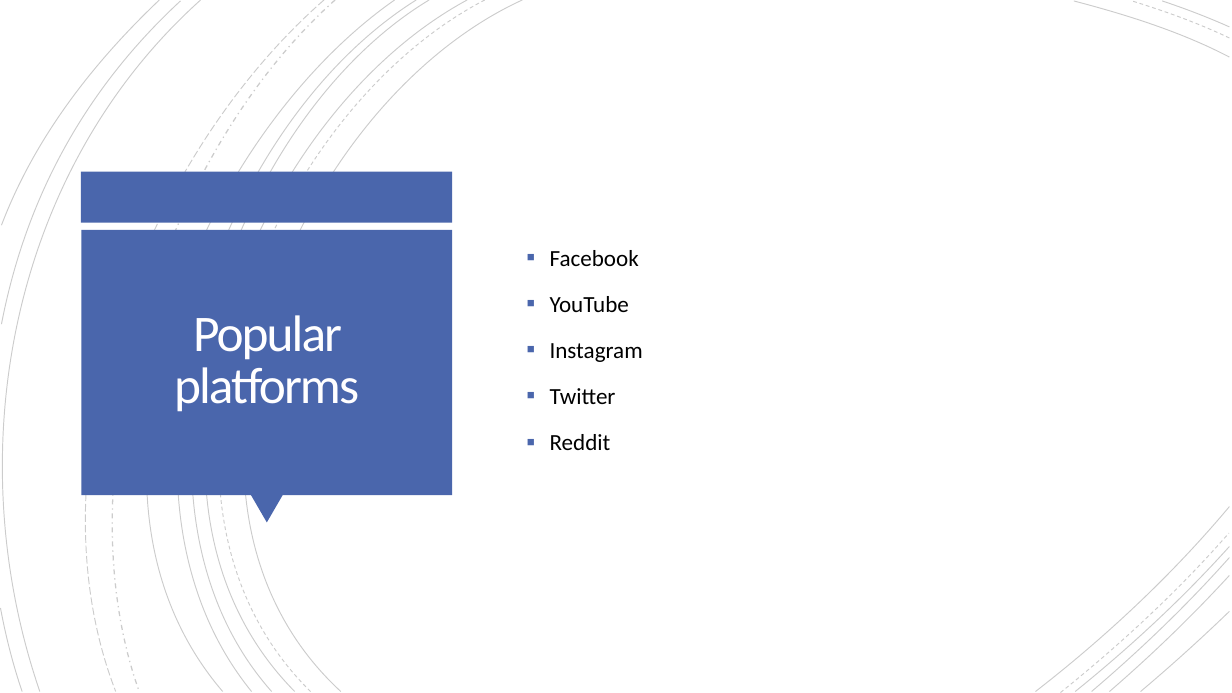
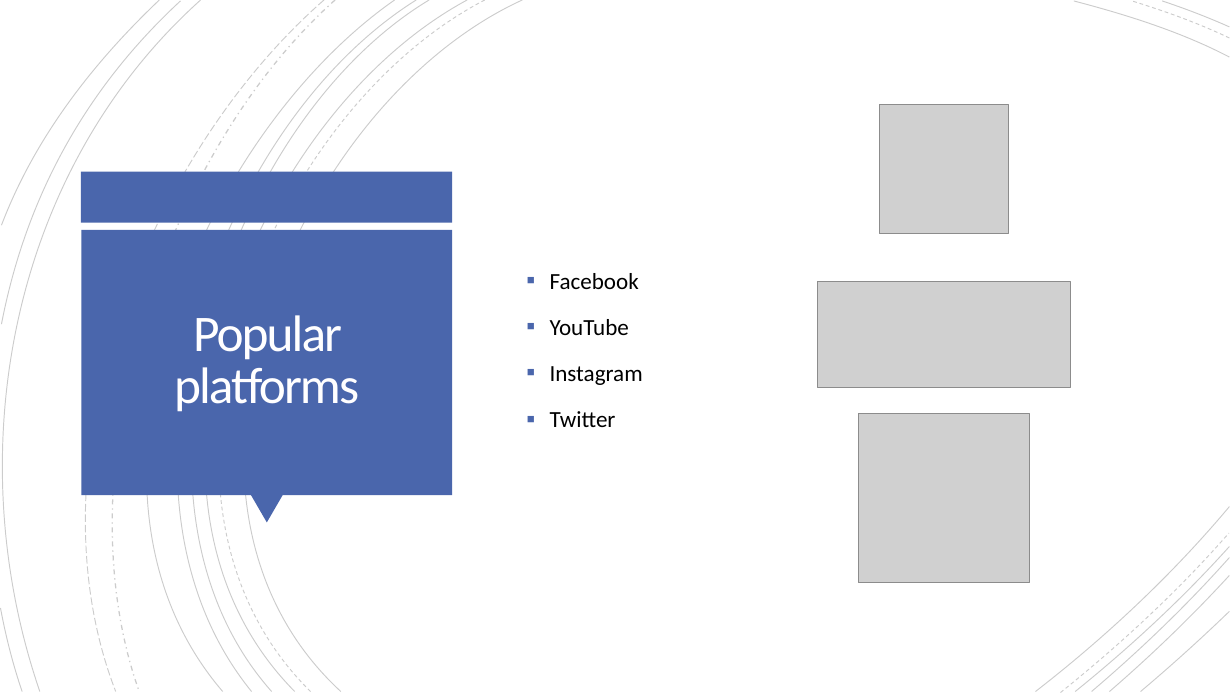
Before and after one commit to severinkaderli/BZG3401-ENG1IN, a slide deck: slide 4 of Presentation/Social_Media.pptx. Drawn at 1232x693 pixels with LibreOffice and Linux fonts; fonts in the diff are those of the drawing; grey boxes stand for pictures. Boxes give left, top, right and bottom in pixels: in the first picture for what was removed or moved away, otherwise in the second. Text is boxed around its words. In the diff, an @@ line names an element or a change of style, - is before the commit and + after.

```diff
--- a/Presentation/Social_Media.pptx
+++ b/Presentation/Social_Media.pptx
@@ picture added at (x1=880, y1=104, x2=1009, y2=234) @@
@@ picture added at (x1=818, y1=282, x2=1071, y2=387) @@
@@ picture added at (x1=859, y1=413, x2=1030, y2=582) @@
@@ text at (x1=550, y1=434, x2=611, y2=450): paragraph removed @@
-▪ Reddit
```
Also in this commit, not shown: 2 other slides changed, 2 other files.
